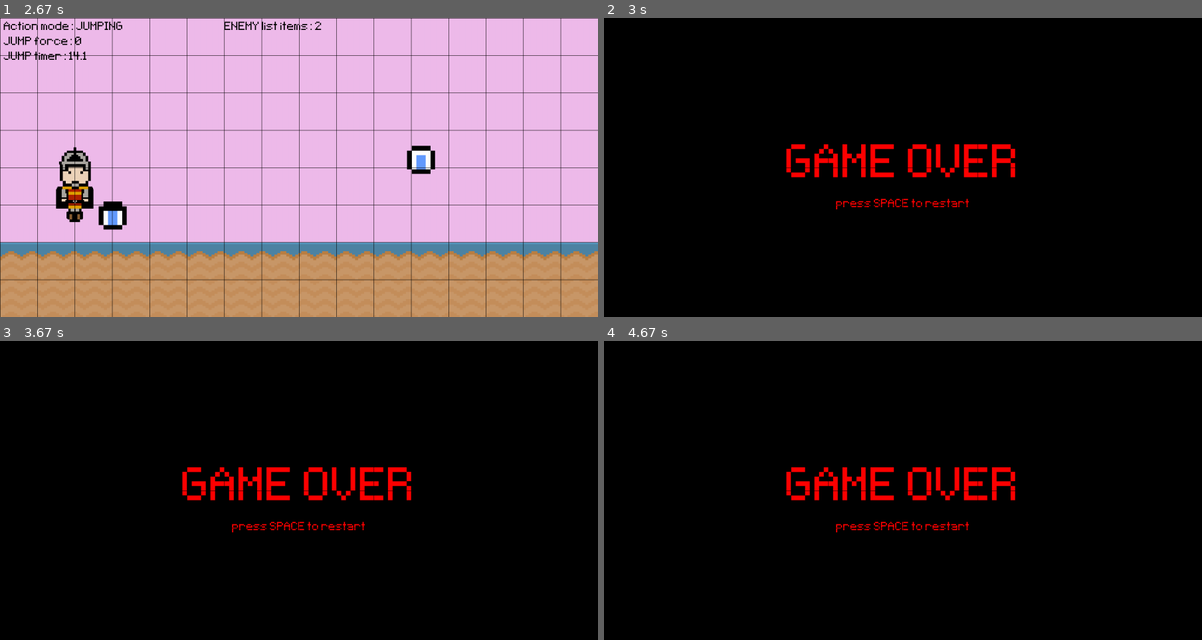
Above: before the commit, frames 1-4 (two rows, left to right).
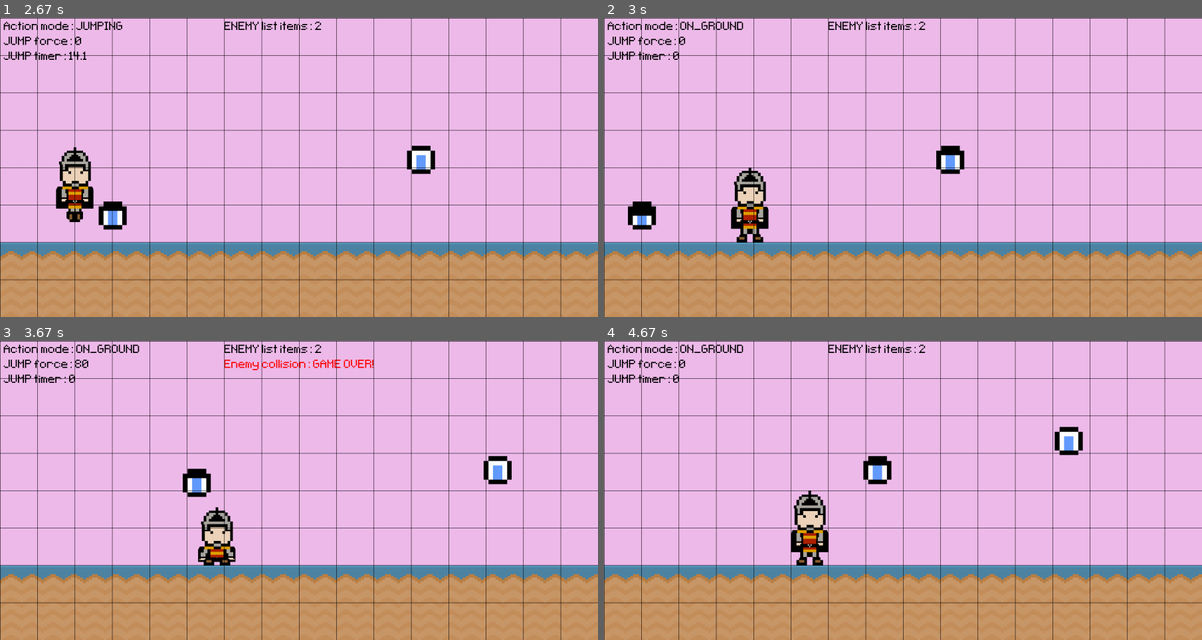
Above: after the commit, the same moments.

Repository: alo40/pygame_pininos
Game: pygame game, started from main_pininos.py
Same seed, same stepped clock (60 frames per second), same inputs: the game is played once before the commit and once after it.
Inputs:
- Up to frame 1 (2.67 s): hold Right 0.33-0.8 s; hold Right 0.83-1.3 s; hold Left 1.33-1.87 s; hold Down 1.9-2.2 s; hold Left 2.23-2.63 s
- Up to frame 2 (3 s): hold Right from 2.67 s (still down)
- Up to frame 3 (3.67 s): release Right at 3.3 s; hold Down from 3.33 s (still down)
- Up to frame 4 (4.67 s): release Down at 3.7 s; hold Left 3.73-4.2 s; hold Right from 4.23 s (still down)

Frame 1 is identical in both runs. In frame 2, 99% of the frame differs, in the area x 0-100%, y 0-100%; in frame 3, 99%; in frame 4, 99%.

Commit message:
remove hero attack and mouse detection text (code clean)

Diff:
--- a/main_pininos.py
+++ b/main_pininos.py
@@ -95,7 +95,6 @@
             # crouching animation
             self.frame_index = int(self.jump_force/self.jump_force_max * 8) + 3
             self.image = self.frames[self.frame_index]
-            print(f'{self.frame_index}')
 
         elif not self.action == Action.JUMPING:
             self.jump_velocity = self.jump_force
@@ -157,18 +156,11 @@
     def update(self):
 
         self.movement()
-        #self.check_position()
         # more methods cann be added here
 
     def movement(self):
 
         self.rect.x -= self.move_speed
-
-    # def check_position(self):
-    #
-    #     if self.rect.x < 50:
-    #         garbage_index = enemy_group.sprites().index(self)
-    #         return garbage_index
 
     def animation(self):
 
@@ -185,7 +177,7 @@
 
     ON_GROUND = 1
     JUMPING = 2
-    # FALLING = 3
+    # FALLING = 3  # not used
 
 
 # game init
@@ -194,7 +186,7 @@
 # set to True for game over / False for game active
 game_over = False
 
-# screen setup
+# screen setup (global variables)
 screen_width = 1600
 screen_height = 800
 screen = pg.display.set_mode((screen_width, screen_height))  # canvas for everything!
@@ -217,62 +209,15 @@
 sky_surf = pg.Surface((screen_width, screen_height - ground_rect.height))
 sky_surf.fill('#EFBBEB')  # light purple
 
-# declare hero
+# declare hero group and hero
 hero = pg.sprite.GroupSingle()
 hero.add(Hero())
 
 # hero action init
 hero_action = Action.ON_GROUND
 
-# declare hero
+# declare enemy group
 enemy_group = pg.sprite.Group()
-#enemigo.add(Enemy('enemy_01'))
-
-# # create hero surface/rectangle
-# hero_frame0 = pg.image.load('graphics/soldier_simple_standing1.png').convert_alpha()  # standing
-# hero_frame1 = pg.image.load('graphics/soldier_simple_standing2.png').convert_alpha()  # standing
-# hero_frame2 = pg.image.load('graphics/soldier_simple_standing3.png').convert_alpha()  # standing
-# hero_frame3 = pg.image.load('graphics/soldier_simple_standing2.png').convert_alpha()  # standing
-# hero_frame4 = pg.image.load('graphics/soldier_simple_jumping2.png').convert_alpha()  # crounching
-# hero_frame5 = pg.image.load('graphics/soldier_simple_jumping3.png').convert_alpha()  # crounching
-# hero_frame6 = pg.image.load('graphics/soldier_simple_jumping4.png').convert_alpha()  # crounching
-# hero_frame7 = pg.image.load('graphics/soldier_simple_jumping5.png').convert_alpha()  # crounching
-# hero_frame8 = pg.image.load('graphics/soldier_simple_jumping6.png').convert_alpha()  # crounching
-# hero_frame9 = pg.image.load('graphics/soldier_simple_jumping7.png').convert_alpha()  # crounching
-# hero_frame10 = pg.image.load('graphics/soldier_simple_jumping8.png').convert_alpha()  # crounching
-# hero_frame11 = pg.image.load('graphics/soldier_simple_jumping9.png').convert_alpha()  # crounching
-# hero_frame12 = pg.image.load('graphics/soldier_simple_jumping10.png').convert_alpha()  # jumping
-# hero_frames = [hero_frame0, hero_frame1, hero_frame2, hero_frame3,  # standing
-#                hero_frame4, hero_frame5, hero_frame6, hero_frame7,  # crounching
-#                hero_frame8, hero_frame9, hero_frame10, hero_frame11,  # crounching
-#                hero_frame12]  # jumping
-# hero_frame_index = 0
-# hero_surf = hero_frames[hero_frame_index]
-# hero_rect = hero_surf.get_rect(midbottom=(200, screen_height - ground_rect.height))
-
-# # create enemy_01 surface/rectangle
-# enemy_01_frame1 = pg.image.load('graphics/eye_sprite1.png').convert_alpha()
-# enemy_01_frame2 = pg.image.load('graphics/eye_sprite2.png').convert_alpha()
-# enemy_01_frame3 = pg.image.load('graphics/eye_sprite3.png').convert_alpha()
-# enemy_01_frame4 = pg.image.load('graphics/eye_sprite2.png').convert_alpha()
-# enemy_01_frames = [enemy_01_frame1, enemy_01_frame2, enemy_01_frame3, enemy_01_frame4]
-# enemy_01_frame_index = 0
-# enemy_01_surf = enemy_01_frames[enemy_01_frame_index]
-# enemy_01_rect = enemy_01_surf.get_rect(midbottom=(600, screen_height - ground_rect.height))
-#
-# # create enemy_01 rectangle list
-# enemy_01_rect_list = []
-
-# # create enemy_02 surface/rectangle
-# enemy_02_surf = pg.image.load('graphics/ogre_ia_simple.png').convert_alpha()
-# enemy_02_rect = enemy_02_surf.get_rect(midbottom=(1000, height - ground_rect.height))
-
-# # create a surface to draw the attack on
-# attack_surf = pg.Surface((screen_width, screen_height), pg.SRCALPHA)
-
-# # set the time to display the attack
-# attack_display_time = 2000  # in milliseconds
-# attack_start_time = 0
 
 # timers hero standing animation
 timer_hero_standing_animation = pg.USEREVENT + 1  # + 2 is used to avoid conflicts with pygame user events
@@ -285,16 +230,6 @@
 # timers enemy_01 animation
 timer_enemy_01_animation = pg.USEREVENT + 3  # + 2 is used to avoid conflicts with pygame user events
 pg.time.set_timer(timer_enemy_01_animation, 200)  # tigger event in x ms
-
-# # game parameters
-# move_speed = 10  # overall movement speed
-# gravity = 10  # overall gravity (not realistic)
-# jump_velocity = 0
-# jump_timer = 0
-# jump_force = 0
-# jump_y = 0
-# game_score = 0
-
 
 # game loop
 while True:
@@ -306,19 +241,6 @@
         if event.type == pg.QUIT:  # QUIT = x button of the window
             pg.quit()
             exit()  # to close the while: True loop
-
-        # ## EVENT: HERO ATTACK ##########################################################
-        # elif event.type == pg.MOUSEBUTTONDOWN:
-        #     if event.button == 1:  # left mouse button
-        #
-        #         # get the position of the mouse click
-        #         mouse_pos = pg.mouse.get_pos()
-        #
-        #         # draw the attack on the attack surface at the mouse position
-        #         pg.draw.circle(attack_surf, 'Red', mouse_pos, 10)
-        #
-        #         # set the start time for the attack display
-        #         attack_start_time = pg.time.get_ticks()
 
         ## TIMER EVENT: HERO STANDING ANIMATION ########################################
         if event.type == timer_hero_standing_animation \
@@ -326,14 +248,6 @@
                 and hero.sprite.action == Action.ON_GROUND \
                 and hero.sprite.jump_force == 0:  # to avoid conflict with crounch animtation
 
-            # # change hero_frame_index: from 0 to 1 or form 1 to 0
-            # hero_frame_index += 1
-            # if hero_frame_index > 3:
-            #     hero_frame_index = 0
-            #
-            # # update hero surface
-            # hero_surf = hero_frames[hero_frame_index]
-
             # update hero image
             hero.sprite.standing()
 
@@ -343,33 +257,10 @@
             # add new element to Enemy class group 'enemigo'
             enemy_group.add(Enemy('enemy_01'))
 
-            # # obstacle appear at random position
-            # rand_position_x = randint(1200, 1800)
-            # rand_position_y = screen_height - ground_rect.height - randint(0, 300)
-            # enemy_01_rect_index = enemy_01_surf.get_rect(bottomright=(rand_position_x, rand_position_y))
-            #
-            # # append obstacle only if
-            # if not enemy_01_rect_list:  # empty list
-            #     enemy_01_rect_list.append(enemy_01_rect_index)
-            # else:
-            #     enemy_01_rect_list.append(enemy_01_rect_index)
-            #
-            #     # remove enemy_01 if out of the screen (left side)
-            #     for enemy_01 in enemy_01_rect_list:
-            #         if enemy_01.x < 0: enemy_01_rect_list.remove(enemy_01)
-
         ## TIMER EVENT: ENEMY_01 ANIMATION #############################################
         if event.type == timer_enemy_01_animation and not game_over:
 
-            # # change enemy_01_frame_index: from 0 to 1 or form 1 to 0
-            # enemy_01_frame_index += 1
-            # if enemy_01_frame_index > len(enemy_01_frames) - 1:
-            #     enemy_01_frame_index = 0
-            #
-            # # update enemy_01 surface
-            # enemy_01_surf = enemy_01_frames[enemy_01_frame_index]
-
-            # enemigo animation
+            # enemy animation
             if len(enemy_group.sprites()) == 0:
                 pass
             else:
@@ -430,31 +321,7 @@
         screen.blit(sky_surf, (0, 0))  # (x, y) position
         screen.blit(ground_surf, (0, screen_height - ground_rect.height))
 
-        ## MOUSE STATUS ################################################################
-
-        # # Get the position of the mouse
-        # mouse_pos = pg.mouse.get_pos()
-        #
-        # # Create a text surface with the mouse position
-        # text_mouse_pos = game_active_font.render(f"Mouse position: {mouse_pos}", True, 'Black')
-        # screen.blit(text_mouse_pos, (10, 10))
-        #
-        # # Get the values of the mouse clicks
-        # mouse_val = pg.mouse.get_pressed()
-        #
-        # # Create a text surface with the mouse position
-        # text_mouse_val = game_active_font.render(f"Mouse pressed: {mouse_val}", True, 'Black')
-        # screen.blit(text_mouse_val, (10, 50))
-        #
-        # # hero collision with mouse!
-        # if hero.sprite.rect.collidepoint(mouse_pos):
-        #     text_collision = game_active_font.render('Mouse collision!', False, 'Red')
-        #     screen.blit(text_collision, (600, 50))
-
         ## HERO MOVEMENT: LEFT/RIGHT ###################################################
-
-        # # draw hero
-        # screen.blit(hero_surf, hero_rect)
 
         # draw second hero using sprites
         hero.draw(screen)
@@ -468,109 +335,6 @@
         for enemy in enemy_group.sprites():
             if enemy.rect.x < -100:
                 enemy_group.remove(enemy)
-
-        # # Get the state of the keyboard
-        # keys = pg.key.get_pressed()
-        #
-        # # press keyboard left
-        # if keys[pg.K_LEFT]:# and hero_action == action.ON_GROUND:
-        #     hero_rect.x -= move_speed
-        #
-        # # press keyboard right
-        # elif keys[pg.K_RIGHT]:# and hero_action == action.ON_GROUND:
-        #     hero_rect.x += move_speed
-        #    def animation(self):
-
-        # # reset position if screen limit is reached
-        # if hero_rect.left > screen_width: hero_rect.right = 0  # redraw hero on left end
-        # if hero_rect.right < 0: hero_rect.left = screen_width  # # redraw hero on right end
-
-        ## HERO MOVEMENT: JUMP #########################################################
-
-        # # jump force
-        # if keys[pg.K_DOWN] and hero_action == action.ON_GROUND:
-        #     jump_force += 3  # force increase as long key held press
-        #     if jump_force > 100:
-        #         jump_force = 100  # max jump force
-        #
-        #     # crounching animation
-        #     if jump_force < 10:
-        #         hero_frame_index = 4
-        #     elif jump_force < 20:
-        #         hero_frame_index = 5
-        #     elif jump_force < 30:
-        #         hero_frame_index = 6
-        #     elif jump_force < 40:
-        #         hero_frame_index = 7
-        #     elif jump_force < 50:
-        #         hero_frame_index = 8
-        #     elif jump_force < 60:
-        #         hero_frame_index = 9
-        #     elif jump_force < 70:
-        #         hero_frame_index = 10
-        #     elif jump_force < 80:
-        #         hero_frame_index = 11
-        #     hero_surf = hero_frames[hero_frame_index]
-        #
-        # elif not hero_action == action.JUMPING:
-        #     jump_velocity = jump_force
-        #     jump_timer = 0.1  # initiate jump timer > 0
-        #     hero_action = action.JUMPING
-        #     jump_force = 0  # reset after key release
-        #
-        # # jump gravity
-        # jump_y = - jump_velocity * jump_timer + 0.5 * gravity * jump_timer ** 2
-        # hero_rect.bottom = screen_height - ground_rect.height + jump_y
-        #
-        # # on ground action
-        # if hero_rect.bottom >= screen_height - ground_rect.height:
-        #     hero_rect.bottom = screen_height - ground_rect.height
-        #     jump_timer = 0  # reset jump timer
-        #     hero_action = action.ON_GROUND
-        #
-        # # update jump timer
-        # if jump_timer > 0 and hero_action == action.JUMPING:
-        #     jump_timer += 0.5
-        #
-        #     # jumping animation
-        #     hero_frame_index = 12
-        #     hero_surf = hero_frames[hero_frame_index]
-
-        ## HERO ATTACK #################################################################
-
-        # # draw the circle surface on top of the screen surface (after draw background)
-        # screen.blit(attack_surf, (0, 0))
-        #
-        # # check if the circle has been displayed for long enough
-        # attack_delta_time = pg.time.get_ticks() - attack_start_time
-        # if attack_start_time is not None and attack_delta_time >= attack_display_time:
-        #
-        #     # reset the start time and clear the circle surface
-        #     attack_start_time = 0
-        #     attack_surf.fill((0, 0, 0, 0))
-
-        # # Create a text surface with the mouse position (for testing only)
-        # text_attack_time = game_active_font.render(f"attack_start_time: {attack_start_time}", True, 'Black')
-        # screen.blit(text_attack_time, (1150, 10))
-        # ###
-        # text_attack_time = game_active_font.render(f"pg.time.get_ticks(): {pg.time.get_ticks()}", True, 'Black')
-        # screen.blit(text_attack_time, (1150, 50))
-        # ###
-        # text_attack_time = game_active_font.render(f"attack_delta_time: {attack_delta_time}", True, 'Black')
-        # screen.blit(text_attack_time, (1150, 90))
-
-        ## ENEMIES MOVEMENT ############################################################
-
-        # # draw enemy_01 and movement
-        # if enemy_01_rect_list:  # check if list is not empty
-        #     for enemy_01_rect_index in enemy_01_rect_list:
-        #         screen.blit(enemy_01_surf, enemy_01_rect_index)
-        #         enemy_01_rect_index.x -= move_speed
-
-        # # draw enemy_02 and movement
-        # screen.blit(enemy_02_surf, enemy_02_rect)
-        # enemy_02_rect.left -= move_speed / 4  # slower than hero movement speed
-        # if enemy_02_rect.right < 0: enemy_02_rect.left = width
 
         ## COLLISION ###################################################################
 
@@ -579,7 +343,7 @@
             if hero.sprite.rect.colliderect(enemy):
                 text_collision = game_active_font.render('Enemy collision: GAME OVER!', False, 'Red')
                 screen.blit(text_collision, (600, 50))
-                game_over = True  # GAME OVER!
+                # game_over = True  # GAME OVER!
 
     ## SCORE AND GRID LINES ############################################################
 
